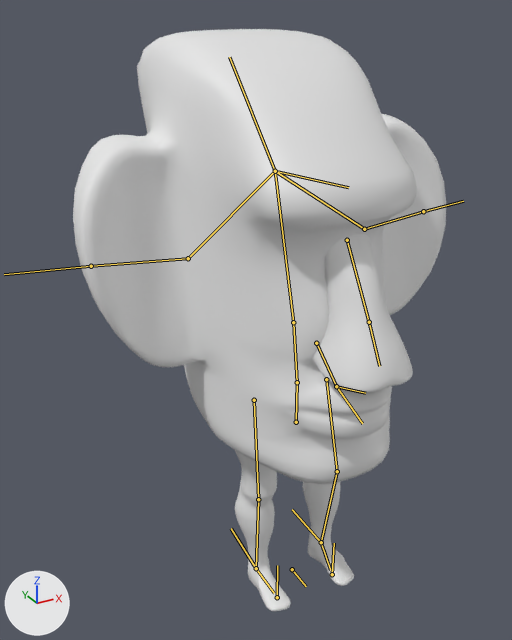
What one commit did to the Blender file RawFiles/Moai_Character_Model_rig.blend.
Before and after are seen from a 50 mm lens placed at (-7.42, -11.62, 12.84), pointed at (-0.08, 1.72, 6.16). The axes (+X, +Y, +Z) are drawn at lower left. The lights are the same throughout. The bones that bend it are drawn over the model as lines.

Names of what the first picture shows: 'Head', 'LeftLeg', 'Nose', 'RightLeg'.
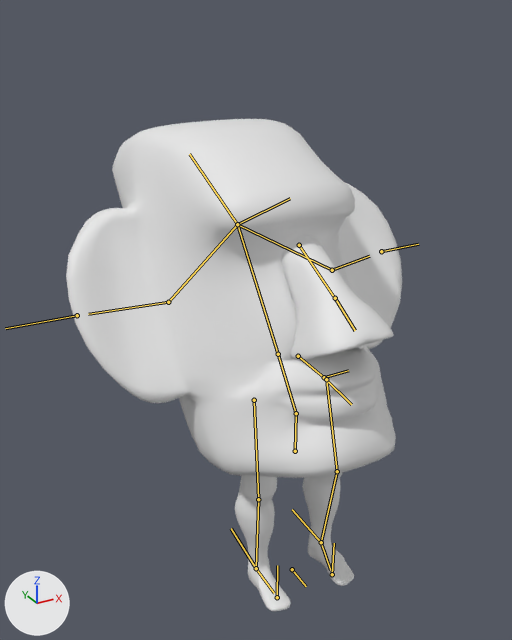
The newer file adds an action. The first version stands in its rest pose; the second is drawn at frame 3 of the action 'Suck'.

The change in detail:
Bone 'Spine' (bone_spine) moves from (0.0, 0.0, 0.0) to (0.0, -0.78, 0.0).
Bone 'LowerHead' (bone_lowerhead) turns from (0, 0, 0) to (-28, 0, 0) degrees about its own x, y and z.
Bone 'MidHead' (bone_midhead) turns from (0, 0, 0) to (6, 0, 0) degrees about its own x, y and z.
Bone 'NostrilRight.001' (bone_nostrilright_001) turns from (0, 0, 0) to (-12, 5, 0) degrees about its own x, y and z.
Bone 'EarIKLeft' (bone_earikleft) moves from (0.0, 0.0, 0.0) to (-0.29, 0.6, -0.67).
Bone 'EarIKRight' (bone_earikright) moves from (0.0, 0.0, 0.0) to (0.27, 0.02, -1.14).
Bone 'MouthBase' (bone_mouthbase) turns from (0, 0, 0) to (-8, 0, 0) degrees about its own x, y and z.
Bone 'UpperLip' (bone_upperlip) turns from (0, 0, 0) to (22, 0, 0) degrees about its own x, y and z.
Bone 'LowerLip' (bone_lowerlip) turns from (0, 0, 0) to (22, 0, 0) degrees about its own x, y and z.

Location of each change, (x1, y1, x2, y2) in pixels of the pictures (512 x 640 px):
'Head', posed (10% narrower, 21% shorter): before (73, 29, 446, 484); after (66, 119, 402, 478)
'Nose', posed (12% wider, 22% shorter): before (312, 234, 413, 393); after (281, 236, 394, 360)
bone 'Spine', root to tip: before (296, 422) to (297, 382); after (295, 451) to (296, 413)
bone 'LowerHead', root to tip: before (297, 382) to (293, 322); after (296, 413) to (278, 354)
bone 'MidHead', root to tip: before (293, 322) to (275, 171); after (278, 354) to (237, 224)
bone 'NostrilRight.001', root to tip: before (347, 240) to (368, 320); after (299, 245) to (334, 297)
bone 'EarIKLeft', root to tip: before (423, 211) to (463, 201); after (381, 251) to (418, 244)
bone 'EarIKRight', root to tip: before (91, 266) to (4, 274); after (77, 315) to (5, 328)
bone 'MouthBase', root to tip: before (316, 343) to (336, 386); after (298, 356) to (324, 377)
bone 'UpperLip', root to tip: before (336, 386) to (365, 393); after (324, 377) to (348, 370)
bone 'LowerLip', root to tip: before (336, 386) to (362, 423); after (324, 377) to (351, 404)
